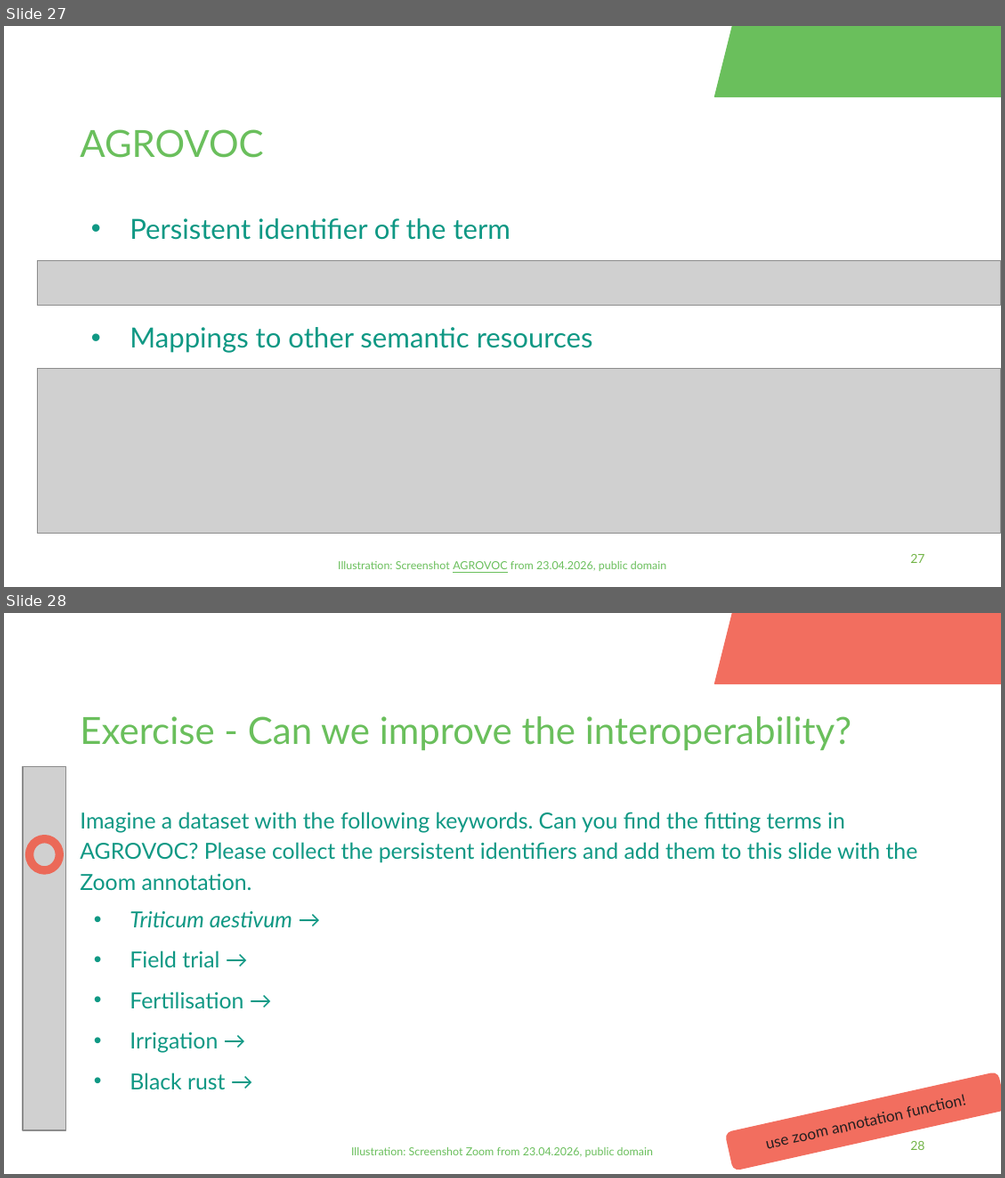
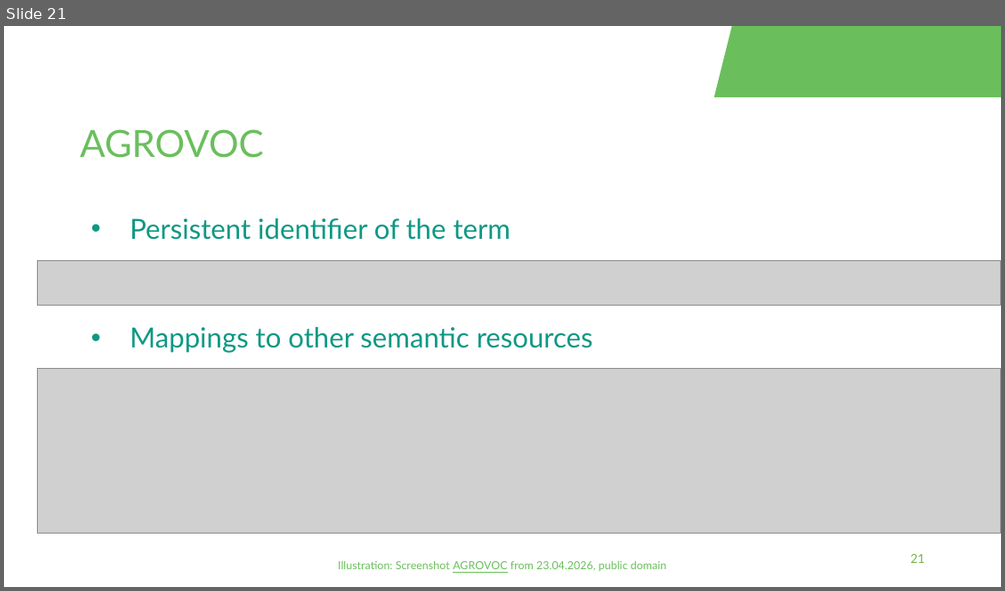
Before and after one commit to fairagro/FAIRagro_Modular-RDM-Training-Material, a slide deck: FAIRagro_Trainings_planned/2026-11_YSM_JKI/20261117-04-Lego-Discussion-and-Documentation-30min-Bosse.odp. Shown one above the other, each under a label of ours: slides 27 and 28 before the commit, slide 21 after it. The pictures are 1005x1178 and 1005x591 pixels, drawn with LibreOffice and Linux fonts; fonts in the diff are those of the drawing; grey boxes stand for pictures; background and template pictures are left out. Boxes give left, top, right and bottom in pixels: in the first picture for what was removed or moved away, otherwise in the second. Text is boxed around its words. In the diff, an @@ line names an element or a change of style, - is before the commit and + after.

```diff
--- a/FAIRagro_Trainings_planned/2026-11_YSM_JKI/20261117-04-Lego-Discussion-and-Documentation-30min-Bosse.odp
+++ b/FAIRagro_Trainings_planned/2026-11_YSM_JKI/20261117-04-Lego-Discussion-and-Documentation-30min-Bosse.odp
@@ slide 28 removed at (x1=4, y1=613, x2=1001, y2=1174), background #FFFFFF @@
@@ parallelogram removed at (x1=715, y1=613, x2=1001, y2=684) @@
@@ title removed at (x1=80, y1=716, x2=851, y2=750) @@
-Exercise - Can we improve the interoperability?
@@ picture removed at (x1=23, y1=766, x2=67, y2=1130) @@
@@ text removed at (x1=80, y1=811, x2=918, y2=1090) @@
-Imagine a dataset with the following keywords. Can you find the fitting terms in AGROVOC? Please collect the persistent identifiers and add them to this slide with the Zoom annotation.
-• Triticum aestivum →
-• Field trial →
-• Fertilisation →
-• Irrigation →
-• Black rust →
@@ ellipse removed at (x1=30, y1=838, x2=60, y2=870) @@
@@ rounded rectangle removed at (x1=725, y1=1071, x2=1001, y2=1170) @@
-use zoom annotation function!
@@ page number removed at (x1=910, y1=1141, x2=924, y2=1150) @@
-28
@@ text removed at (x1=351, y1=1147, x2=653, y2=1157) @@
-Illustration: Screenshot Zoom from 23.04.2026, public domain
@@ what was slide 27 is now slide 21 @@
@@ page number at (x1=910, y1=554, x2=924, y2=563): text changed @@
-27
+21
```
Also in this commit, not shown: 2 slides changed, 7 other slides removed, 28 other files.
